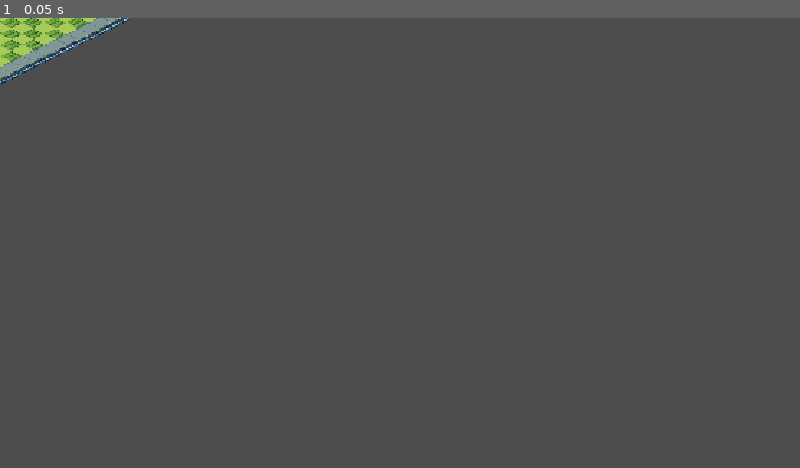
Above: before the commit, frame 1.
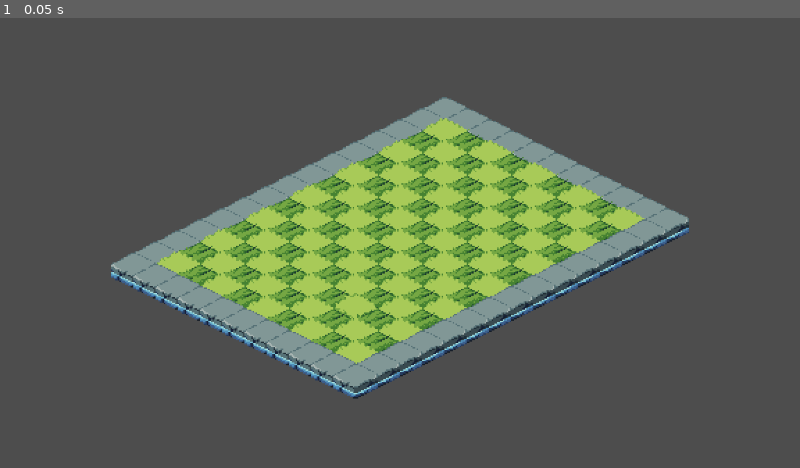
Above: after the commit, the same moment.

Repository: Lz-sx/VientianeBrand
Game: Godot game, scene res://src/core/main_game.tscn
Two runs of this game, one before a commit and one after it. Both use one fixed random seed, a clock stepped at 60 frames per second and the inputs below. Before the commit the project has no main scene; this scene is started directly in both runs.
Inputs:
- Up to frame 1 (0.05 s): no input

The runs differ from the first frame. In frame 1, 26% of the frame differs, in the area x 0-87%, y 0-85%.

Commit message:
相机缩放

Diff:
--- a/project.godot
+++ b/project.godot
@@ -11,12 +11,12 @@
 [application]
 
 config/name="VientianeBrand"
+run/main_scene="uid://tdb8d8mdvj61"
 config/features=PackedStringArray("4.7", "Forward Plus")
 
 [display]
 
-window/stretch/mode="canvas_items"
-window/stretch/aspect="expand"
+window/stretch/mode="viewport"
 
 [physics]
 
--- /dev/null
+++ b/src/camera/camera_2d.gd
@@ -0,0 +1,23 @@
+extends Camera2D
+
+
+# Called when the node enters the scene tree for the first time.
+func _ready() -> void:
+	pass # Replace with function body.
+
+
+# Called every frame. 'delta' is the elapsed time since the previous frame.
+func _process(delta: float) -> void:
+	pass
+
+func _input(event: InputEvent) -> void:
+	if event is InputEventMouseButton:
+		match event.button_index:
+			MOUSE_BUTTON_WHEEL_UP:
+				if(zoom.x<=2.5 && zoom.y<=2.5):
+					self.zoom.x+=0.2
+					self.zoom.y+=0.2
+			MOUSE_BUTTON_WHEEL_DOWN:
+				if(zoom.x>=1.5 && zoom.y>=1.5):
+					self.zoom.x-=0.2
+					self.zoom.y-=0.2
--- a/src/core/main_game.tscn
+++ b/src/core/main_game.tscn
@@ -1,6 +1,7 @@
 [gd_scene format=4 uid="uid://tdb8d8mdvj61"]
 
 [ext_resource type="Texture2D" uid="uid://dawe3m1vha5k5" path="res://assets/map/map.png" id="1_keldc"]
+[ext_resource type="Script" uid="uid://bfsos7cleq1oi" path="res://src/camera/camera_2d.gd" id="2_ike8k"]
 
 [sub_resource type="TileSetAtlasSource" id="TileSetAtlasSource_ike8k"]
 texture = ExtResource("1_keldc")
@@ -446,8 +447,22 @@
 [node name="System" type="Node" parent="." unique_id=2005422184]
 
 [node name="Map" type="Node2D" parent="." unique_id=833944702]
+position = Vector2(576, 320)
 
 [node name="Layer1" type="TileMapLayer" parent="Map" unique_id=1023929134]
 texture_filter = 1
 tile_map_data = PackedByteArray("AAD//wAAAAACAAIAAAAAAAAAAAAFAAIAAAAAAAEAAAACAAIAAAD//wEAAAAFAAIAAAD//wIAAAACAAIAAAAAAA …(2560 unchanged characters)…
 tile_set = SubResource("TileSet_rp4cr")
+
+[node name="Camera" type="Node2D" parent="." unique_id=848638604]
+
+[node name="Camera2D" type="Camera2D" parent="Camera" unique_id=1595064167]
+position = Vector2(576, 320)
+zoom = Vector2(2, 2)
+script = ExtResource("2_ike8k")
+
+[node name="Environment" type="Node2D" parent="." unique_id=1351633581]
+
+[node name="WorldEnvironment" type="WorldEnvironment" parent="Environment" unique_id=1326735060]
+
+[node name="CanvasModulate" type="CanvasModulate" parent="Environment" unique_id=1745191833]
Not shown, added: src/camera/camera_2d.gd.uid
